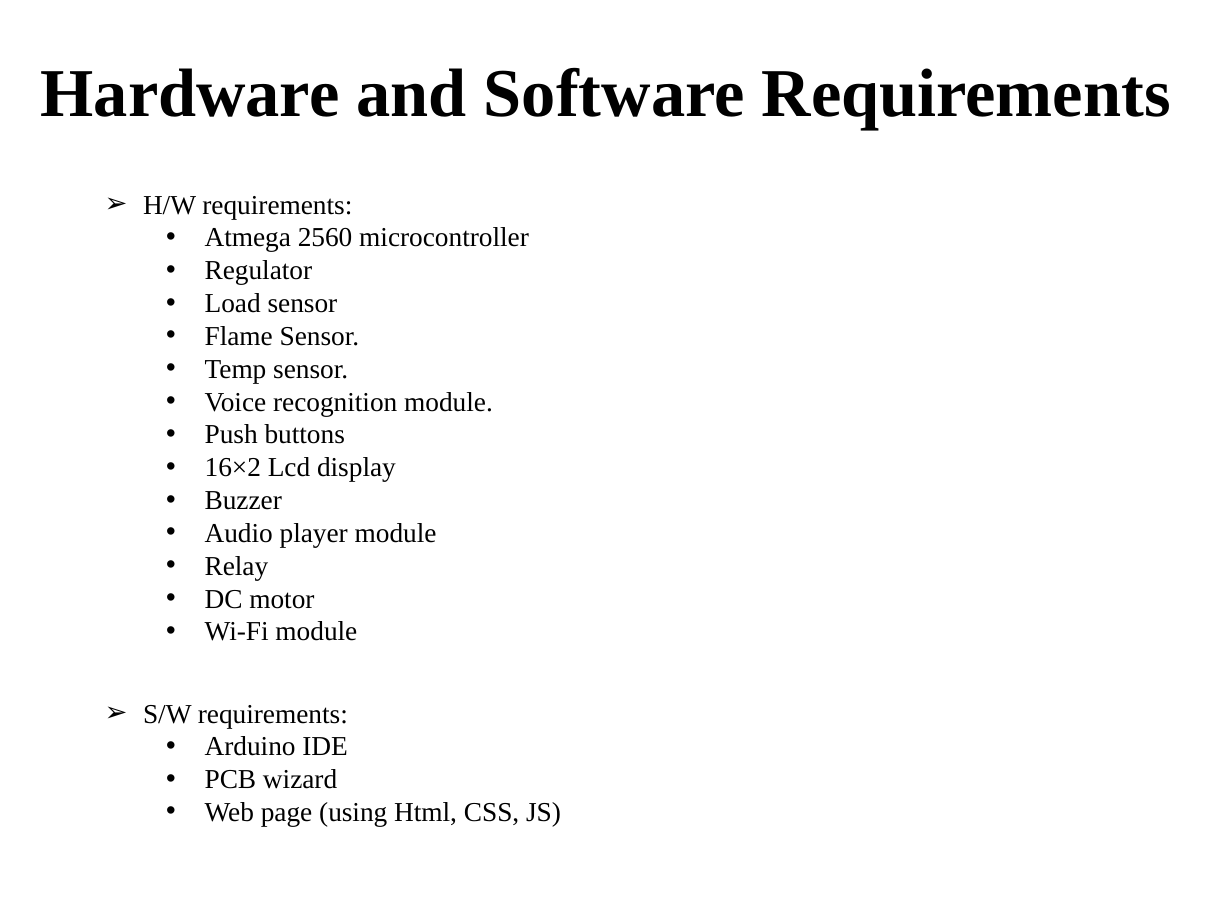
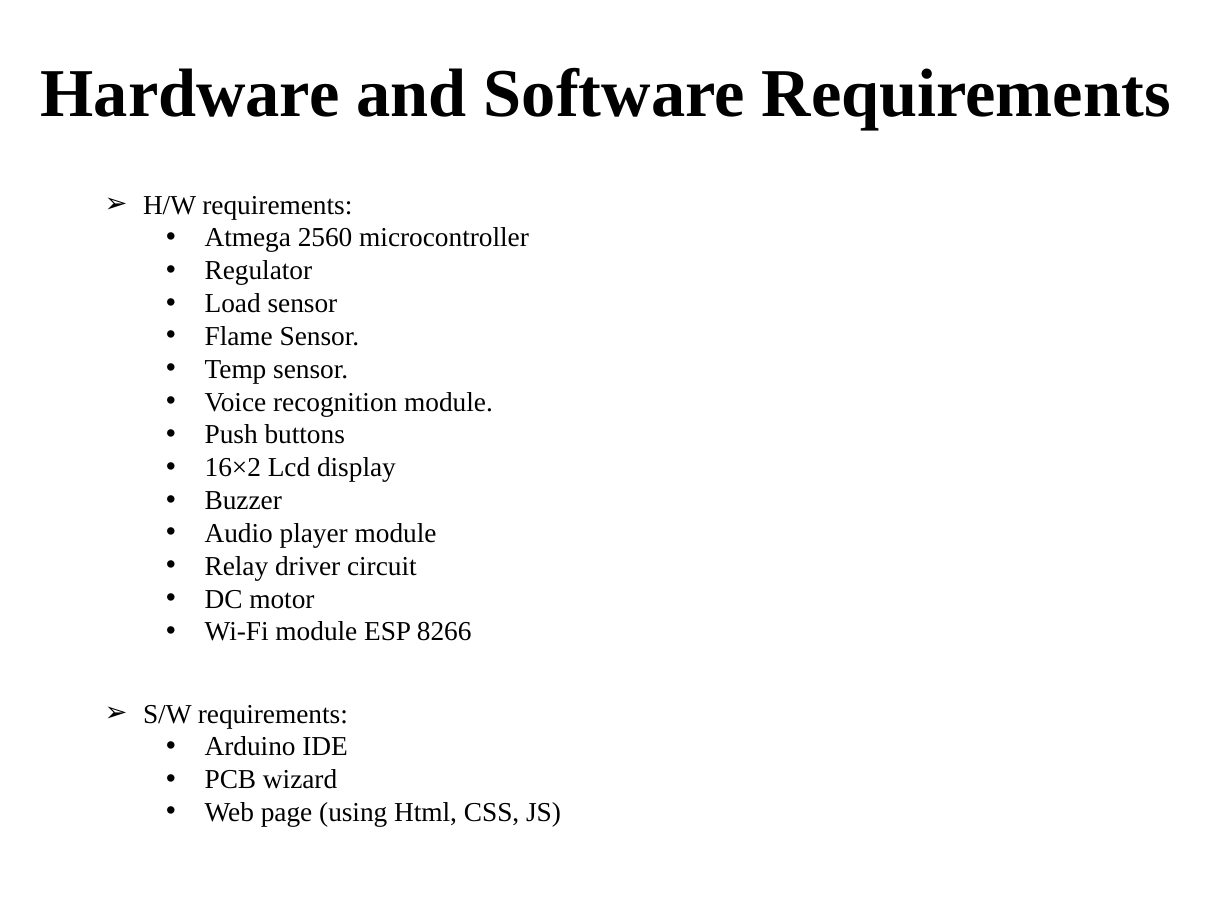
Before and after one commit to OnkarWaman/Voice-Operated-Lift, a slide deck: slide 18 of 5) Stage-I PPT/our ppt.pptx (slide 13 before the commit). Drawn at 1232x924 pixels with LibreOffice and Linux fonts; fonts in the diff are those of the drawing. Boxes give left, top, right and bottom in pixels: in the first picture for what was removed or moved away, otherwise in the second. Text is boxed around its words. In the diff, an @@ line names an element or a change of style, - is before the commit and + after.

```diff
--- a/5) Stage-I PPT/our ppt.pptx
+++ b/5) Stage-I PPT/our ppt.pptx
@@ text at [205, 556, 417, 580]: text changed @@
-  • Relay
+  • Relay driver circuit
@@ text at [205, 621, 472, 641]: text changed @@
-  • Wi-Fi module
+  • Wi-Fi module ESP 8266
```
Also in this commit, not shown: 12 other slides changed, 5 slides added.
